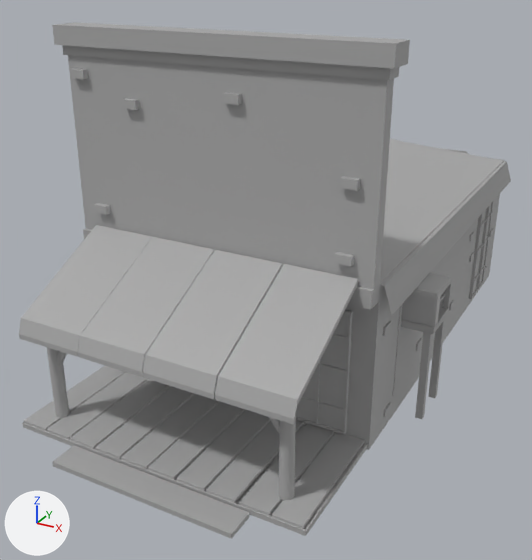
Before and after pictures for a commit that changed the FBX model SolidNewt-FalloutNewVegas/Assets/_Models/UV_Set5.fbx.
The view is the same before and after, from a 50 mm lens placed at (-9.7, -8.6, 12.0), pointed at (-23.8, 16.9, -0.8). Lighting does not change. The marker at lower left points along +X, +Y and +Z. Where no turn or scale is listed for an object, it has been applied to the vertices.

The first picture shows 'AC_Unit1', 'Genral_Store_Base1'.
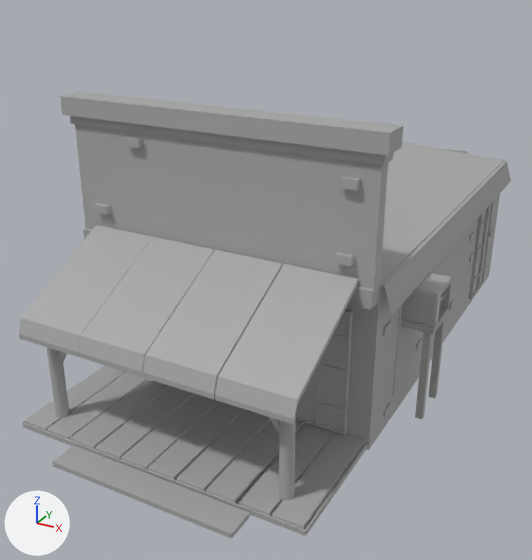
Where the newer file only moved an object's origin or applied its transform, the numbers keep the older frame.

The change in detail:
me_mesh_001 is used by ob_genral_store_base1; location (-21.84, 20.17, 3.48).
me_mesh_001 had 2297 vertices, 3912 faces and spanned x -6.3..6.5, y -15.1..15.1, z -6.5..6.5.
me_mesh_001 now has 2241 vertices, 3832 faces and spans x -6.3..5.8, y -15.1..15.1, z -6.5..4.3.
me_mesh_001 part 1: the loose piece of 8 vertices spanning x -3.4..-2.8, y -10.1..-9.7, z 4.1..4.4 is moved by (0.0, 0.0, -1.2).
me_mesh_001 part 2: the loose piece of 8 vertices spanning x 0.4..0.9, y -10.1..-9.7, z 4.6..4.9 is deleted.
me_mesh_001 part 3: the loose piece of 8 vertices spanning x -5.4..-4.9, y -10.1..-9.7, z 4.9..5.2 is deleted.
Part 4, on me_mesh_001:
16 vertices in x -5.9..5.6, y -10.2..-9.1, z 5.6..5.9 move by (0.0, 0.0, -2.3).
4 vertices in x -5.9..5.6, y -10.2..-9.1, z 6.5 move by (0.0, 0.0, -2.2).

Boxes (x1, y1, x2, y2) around the edits, measured in the pictures (532 x 560 px; the box of a moved part takes in the faces that stretch with it):
'Genral_Store_Base1', reshaped (14% shorter): before (19, 22, 511, 539); after (19, 92, 511, 539)
part 1 of me_mesh_001, moved or reshaped: before (121, 98, 140, 110); after (124, 136, 142, 148)
part 2 of me_mesh_001, deleted: before (222, 92, 242, 105)
part 3 of me_mesh_001, deleted: before (70, 68, 88, 79)
part 4 of me_mesh_001, moved or reshaped: before (52, 22, 410, 289); after (60, 92, 403, 289)
